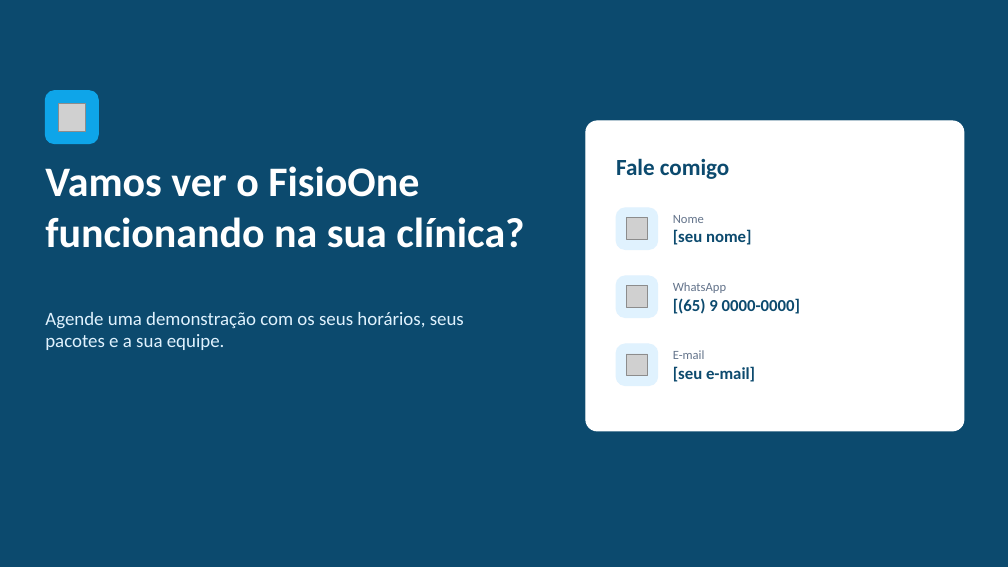
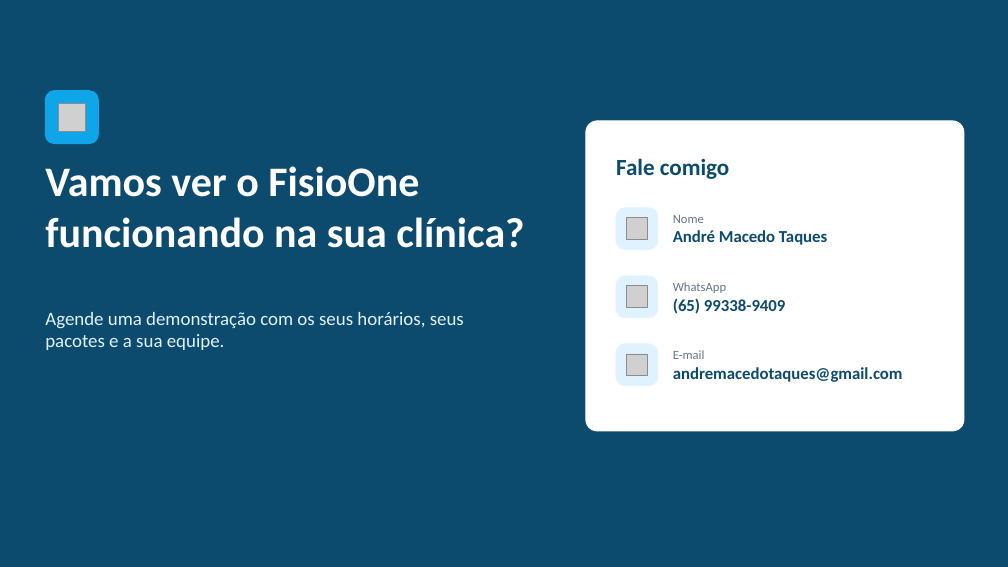
Before and after one commit to andremacedodev/ClinicaFisioterapia, a slide deck: slide 13 of docs/apresentacao/FisioOne_Apresentacao.pptx. Drawn at 1008x567 pixels with LibreOffice and Linux fonts; fonts in the diff are those of the drawing; grey boxes stand for pictures. Boxes give left, top, right and bottom in pixels: in the first picture for what was removed or moved away, otherwise in the second. Text is boxed around its words. In the diff, an @@ line names an element or a change of style, - is before the commit and + after.

```diff
--- a/docs/apresentacao/FisioOne_Apresentacao.pptx
+++ b/docs/apresentacao/FisioOne_Apresentacao.pptx
@@ text at (x1=673, y1=230, x2=827, y2=245): text changed @@
-[seu nome]
+André Macedo Taques
@@ text at (x1=673, y1=298, x2=785, y2=314): text changed @@
-[(65) 9 0000-0000]
+(65) 99338-9409
@@ text at (x1=673, y1=367, x2=903, y2=382): text changed @@
-[seu e-mail]
+andremacedotaques@gmail.com
```
Also in this commit, not shown: 1 other slide changed, 3 other files.
